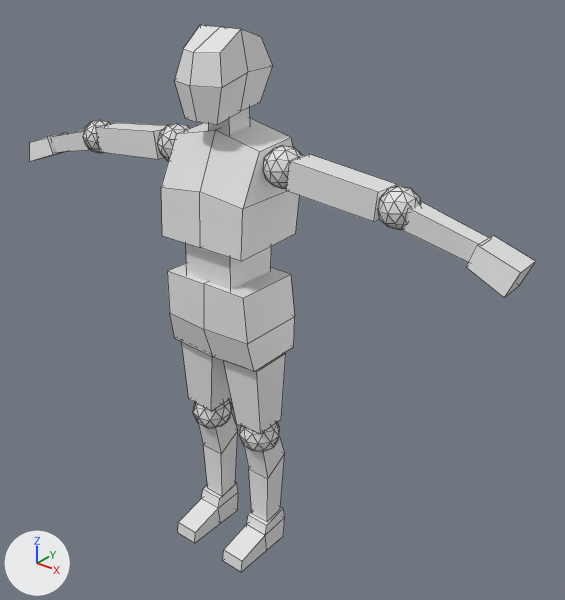
Before and after pictures for a commit that changed the FBX model UnderLook/Assets/Models/human_rigged.fbx.
Camera for both pictures: a 50 mm lens placed at (5.44, -5.83, 7.2), pointed at (0.42, 0.45, 3.31). Lighting does not change. The marker at lower left points along +X, +Y and +Z. Mesh edges are drawn as thin lines. Where no turn or scale is listed for an object, it has been applied to the vertices.

The scene before the commit, as lines of its bpy script (objects in view):
```python
me_cube_017 = bpy.data.meshes.new('Cube.017')
me_cube_017.from_pydata(...)  # 450 vertices, 640 faces; spans x -3.16..3.47, y -0.15..0.94, z 0.0..6.28
me_cube_017.materials.append(mat_material)  # white #e7e7e7
# before: 107 (2.06, 0.29, 4.75) at pixel (373, 221), 109 (2.06, 0.6, 4.75), 111 (2.08, 0.29, 5.03) at pixel (378, 192), 113 (2.08, 0.6, 5.03) at pixel (396, 184), 157 (3.03, 0.35, 4.57)
# before: 158 (2.32, 0.34, 4.72) at pixel (401, 229), 159 (3.03, 0.54, 4.57), 160 (2.32, 0.56, 4.72), 161 (3.08, 0.35, 4.76) at pixel (481, 245), 162 (2.37, 0.34, 4.94) at pixel (408, 208)
# before: 163 (3.08, 0.54, 4.76) at pixel (491, 239), 164 (2.37, 0.56, 4.94) at pixel (421, 201)
# before: 342 (-1.75, 0.29, 4.75) at pixel (99, 151), 344 (-1.75, 0.6, 4.75), 346 (-1.78, 0.29, 5.03) at pixel (95, 127), 348 (-1.78, 0.6, 5.03) at pixel (116, 122), 392 (-2.73, 0.35, 4.57)
# before: 393 (-2.02, 0.34, 4.72) at pixel (88, 149), 394 (-2.73, 0.54, 4.57), 395 (-2.02, 0.56, 4.72), 396 (-2.77, 0.35, 4.76) at pixel (50, 136), 397 (-2.07, 0.34, 4.94) at pixel (83, 131)
# before: 398 (-2.77, 0.54, 4.76) at pixel (63, 133), 399 (-2.07, 0.56, 4.94)
# before: 20 (0.24, 0.16, 2.71) at pixel (223, 359), 22 (0.24, 0.68, 2.71), 24 (0.74, 0.16, 2.74) at pixel (256, 371), 26 (0.74, 0.68, 2.74) at pixel (285, 353), 249 (0.07, 0.16, 2.71)
# before: 251 (0.07, 0.68, 2.71), 253 (-0.43, 0.16, 2.74), 255 (-0.43, 0.68, 2.74)
ob_cube_010 = bpy.data.objects.new('Cube.010', me_cube_017)
ob_cube_010.location = (-0.15, -0.38, 0.0)
```
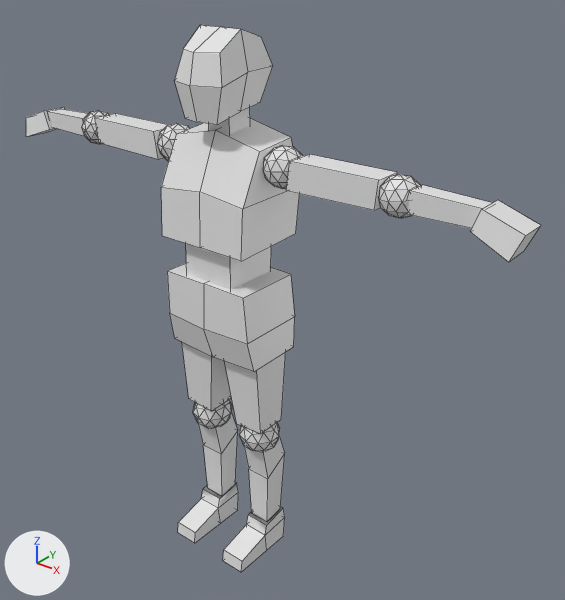
What differs and where, as boxes (x1, y1, x2, y2) in the pictures (565 x 600 px; the box of a moved part takes in the faces that stretch with it):
```json
{"object": "Cube.010", "change": "reshaped", "before": [30, 25, 535, 572], "after": [26, 25, 541, 572]}
{"part": 1, "of": "me_cube_017", "change": "moved or reshaped", "before": [378, 186, 421, 230], "after": [379, 174, 421, 218]}
{"part": 2, "of": "me_cube_017", "change": "moved or reshaped", "before": [467, 235, 535, 298], "after": [471, 200, 541, 262]}
{"part": 3, "of": "me_cube_017", "change": "moved or reshaped", "before": [83, 120, 110, 153], "after": [82, 111, 109, 144]}
{"part": 4, "of": "me_cube_017", "change": "moved or reshaped", "before": [30, 132, 67, 161], "after": [26, 107, 65, 137]}
{"part": 5, "of": "me_cube_017", "change": "moved or reshaped", "before": [286, 154, 488, 262], "after": [286, 154, 492, 228]}
{"part": 6, "of": "me_cube_017", "change": "moved or reshaped", "before": [52, 123, 166, 159], "after": [48, 109, 168, 159]}
{"part": 7, "of": "me_cube_017", "change": "moved or reshaped", "before": [181, 341, 286, 433], "after": [182, 342, 286, 433]}
```

Edits to the scene script, one JSON object a line:
```json
{"block": "me_cube_017", "where": "me_cube_017.from_pydata(...)  # 450 vertices, 640 faces; spans x -3.16..3.47, y -0.15..0.94, z 0.0..6.28"}
{"block": "me_cube_017", "where": "# used by ob_cube_010; location = (-0.15, -0.38, 0.0)"}
{"block": "me_cube_017", "change": "me_cube_017 part 1: the loose piece of 42 vertices spanning x 2.03..2.41, y 0.25..0.65, z 4.67..5.07 is moved by (0.0, 0.0, 0.11)"}
{"block": "me_cube_017", "change": "me_cube_017 part 2: the loose piece of 8 vertices spanning x 2.99..3.47, y 0.21..0.6, z 4.42..4.77 is moved by (0.0, 0.0, 0.32)"}
{"block": "me_cube_017", "change": "me_cube_017 part 3: the loose piece of 42 vertices spanning x -2.11..-1.73, y 0.25..0.65, z 4.67..5.07 is moved by (0.0, 0.0, 0.11)"}
{"block": "me_cube_017", "change": "me_cube_017 part 4: the loose piece of 8 vertices spanning x -3.16..-2.69, y 0.21..0.6, z 4.42..4.77 is moved by (0.0, 0.0, 0.32)"}
{"block": "me_cube_017", "change": "me_cube_017 part 5"}
{"op": "add", "block": "me_cube_017", "code": "for i in [107, 109, 111, 113]: me_cube_017.vertices[i].co += Vector((0.0, 0.0, 0.11))"}
{"op": "add", "block": "me_cube_017", "code": "for i in [158, 160, 162, 164]: me_cube_017.vertices[i].co += Vector((0.0, 0.0, 0.16))"}
{"op": "add", "block": "me_cube_017", "code": "for i in [157, 159, 161, 163]: me_cube_017.vertices[i].co += Vector((0.0, 0.0, 0.32))"}
{"block": "me_cube_017", "change": "me_cube_017 part 6"}
{"op": "add", "block": "me_cube_017", "code": "for i in [342, 344, 346, 348]: me_cube_017.vertices[i].co += Vector((0.0, 0.0, 0.11))"}
{"op": "add", "block": "me_cube_017", "code": "for i in [393, 395, 397, 399]: me_cube_017.vertices[i].co += Vector((0.0, 0.0, 0.16))"}
{"op": "add", "block": "me_cube_017", "code": "for i in [392, 394, 396, 398]: me_cube_017.vertices[i].co += Vector((0.0, 0.0, 0.32))"}
{"block": "me_cube_017", "change": "me_cube_017 part 7"}
{"op": "add", "block": "me_cube_017", "code": "for i in [20, 22, 24, 26, 249, 251, 253, 255]: me_cube_017.vertices[i].co += Vector((0.0, 0.0, 0.06))"}
```
